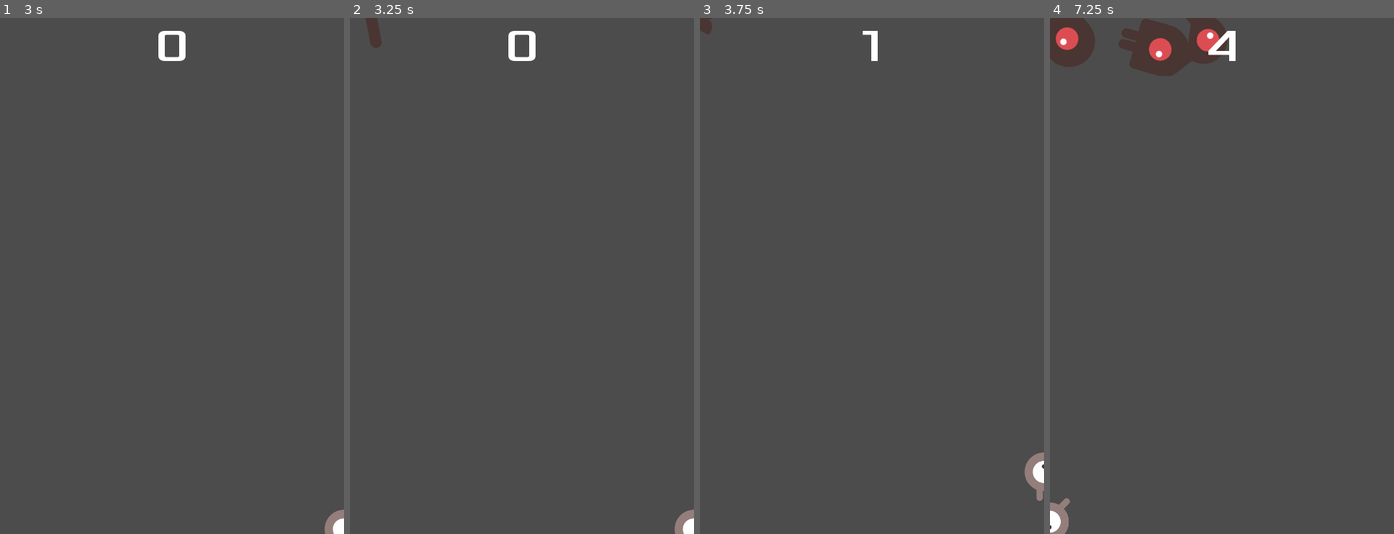
Above: before the commit, frames 1-4 (left to right).
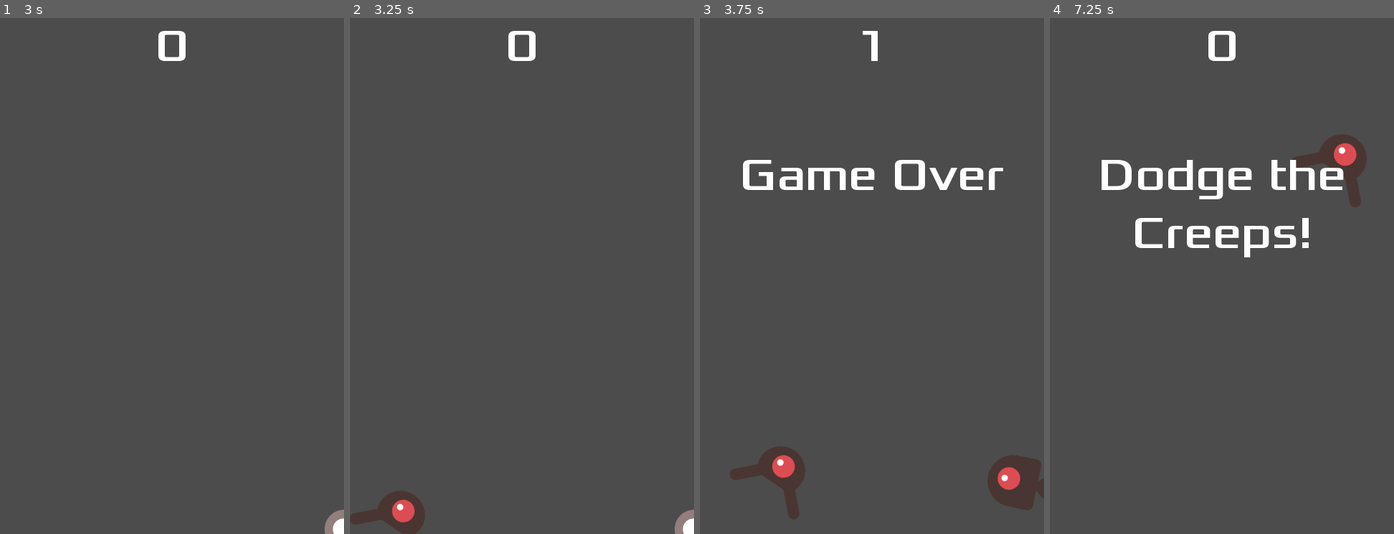
Above: after the commit, the same moments.

Repository: duckinator/godot-tut--creeps
Game: Godot game, scene res://Main.tscn
Same seed, same stepped clock (60 frames per second), same inputs: the game is played once before the commit and once after it.
Inputs (mouse positions are in pixels of both pictures, inside the frame that each line leads up to):
- Up to frame 1 (3 s): click "Start" at 0.5 s; tap Enter at 1.25 s; hold Right (ui_right) 1.28-2.03 s; hold Down (ui_down) 2.03-2.78 s; hold Right (ui_right) from 2.78 s (still down)
- Up to frame 2 (3.25 s): keep holding Right (ui_right)
- Up to frame 3 (3.75 s): release Right (ui_right) at 3.53 s; hold Up (ui_up) from 3.53 s (still down)
- Up to frame 4 (7.25 s): release Up (ui_up) at 4.28 s; hold Left (ui_left) 4.28-5.75 s; click (1235, 482) at 5.75 s, where only the run after the commit has a clickable "Start"; hold Down (ui_down) from 6.53 s (still down)

Frame 1 is identical in both runs. In frame 2, 1.2% of the frame differs, in the area x 0-22%, y 0-100%; in frame 3, 4.4%; in frame 4, 7.9%, in the area x 0-93%, y 0-100%.

Commit message:
Actually set the mob spawn location.

Diff:
--- a/Main.gd
+++ b/Main.gd
@@ -34,6 +34,8 @@
 	# Create a Mob instance and add it to the scene.
 	var mob = Mob.instance()
 	add_child(mob)
+	# Set the mob's position to the selected MobSpawnLocation above.
+	mob.position = $MobPath/MobSpawnLocation.position
 	#Set the mob's direction perpendicular to the path direction.
 	var direction = $MobPath/MobSpawnLocation.rotation + PI / 2
 	#  Add some randomness to the  direction.
--- a/Main.tscn
+++ b/Main.tscn
@@ -54,6 +54,7 @@
 
 [node name="MobSpawnLocation" type="PathFollow2D" parent="MobPath" index="0"]
 
+position = Vector2( 10, 10 )
 offset = 0.0
 h_offset = 0.0
 v_offset = 0.0
